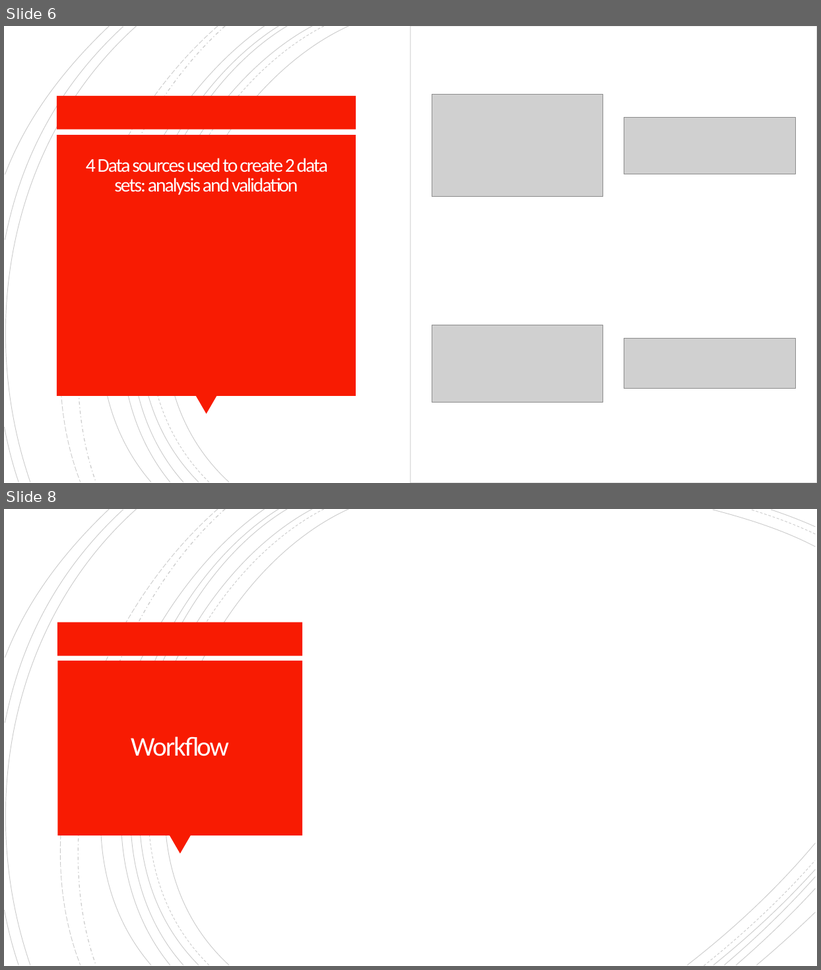
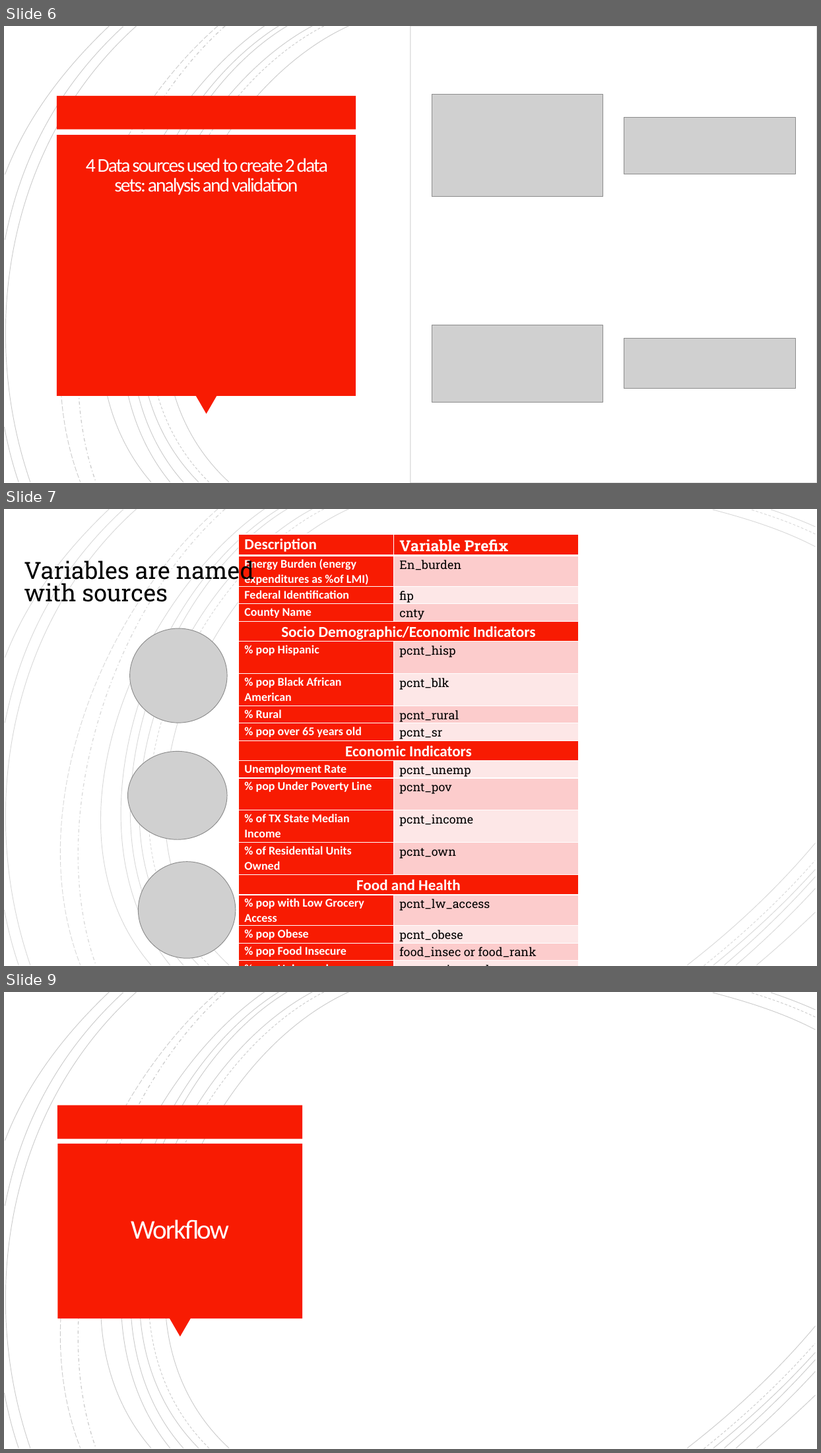
Before and after one commit to cnagbim/Data-Management-Final-Project-Agbim, a slide deck: writing_literature_present/final_presentation.pptx. Shown one above the other, each under a label of ours: slides 6 and 8 before the commit, slides 6, 7 and 9 after it; the slides between them are not shown. The pictures are 821x970 and 821x1453 pixels, drawn with LibreOffice and Linux fonts; fonts in the diff are those of the drawing; grey boxes stand for pictures. Boxes give left, top, right and bottom in pixels: in the first picture for what was removed or moved away, otherwise in the second. Text is boxed around its words. In the diff, an @@ line names an element or a change of style, - is before the commit and + after.

```diff
--- a/writing_literature_present/final_presentation.pptx
+++ b/writing_literature_present/final_presentation.pptx
@@ slide 7 added at [4,509,817,966], background #FFFFFF; not listed: 18 template elements that a slide beside it also shows @@
@@ rectangle added at [4,509,817,966], fill #FFFFFF @@
@@ group added at [4,509,816,966]: 21 freeform shapes @@
@@ table added at [239,534,579,960], 19 rows, 2 columns @@
+Description | Variable Prefix
+Energy Burden (energy expenditures as %of LMI) | En_burden
+Federal Identification | fip
+County Name | cnty
+Socio Demographic/Economic Indicators | 
+% pop Hispanic | pcnt_hisp
+% pop Black African American | pcnt_blk
+% Rural | pcnt_rural
+% pop over 65 years old | pcnt_sr
+Economic Indicators | 
+Unemployment Rate | pcnt_unemp
+% pop Under Poverty Line | pcnt_pov
+% of TX State Median Income | pcnt_income
+% of Residential Units Owned | pcnt_own
+Food and Health | 
+% pop with Low Grocery Access | pcnt_lw_access
+% pop Obese | pcnt_obese
+% pop Food Insecure | food_insec or food_rank
+% pop Uninsured | pcnt_uninsured
@@ title added at [340,546,430,575], 32 pt, text #000000 @@
+Variables
@@ text added at [24,557,254,602], 28 pt, text #000000 @@
+Variables are named with sources
@@ picture added at [129,628,227,723] @@
@@ picture added at [128,752,227,840] @@
@@ picture added at [138,862,236,959] @@
@@ what was slide 8 is now slide 9 @@
```
Also in this commit, not shown: 4 slides changed, 1 other slide added, 2 slides removed, 1 other file.
